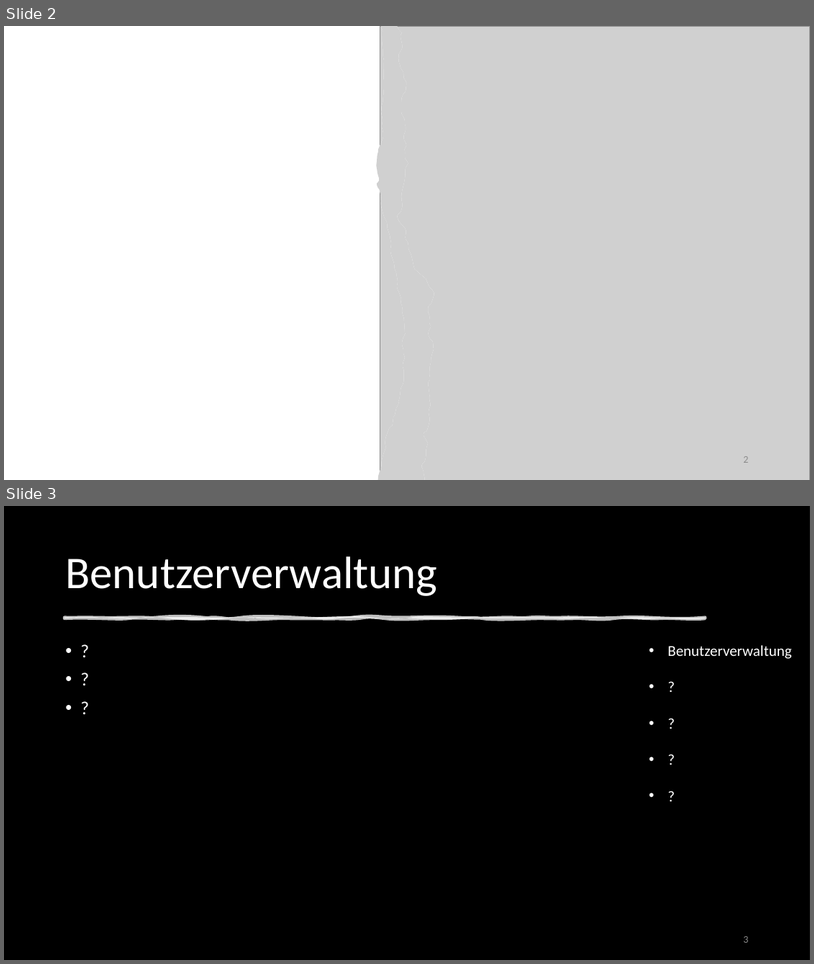
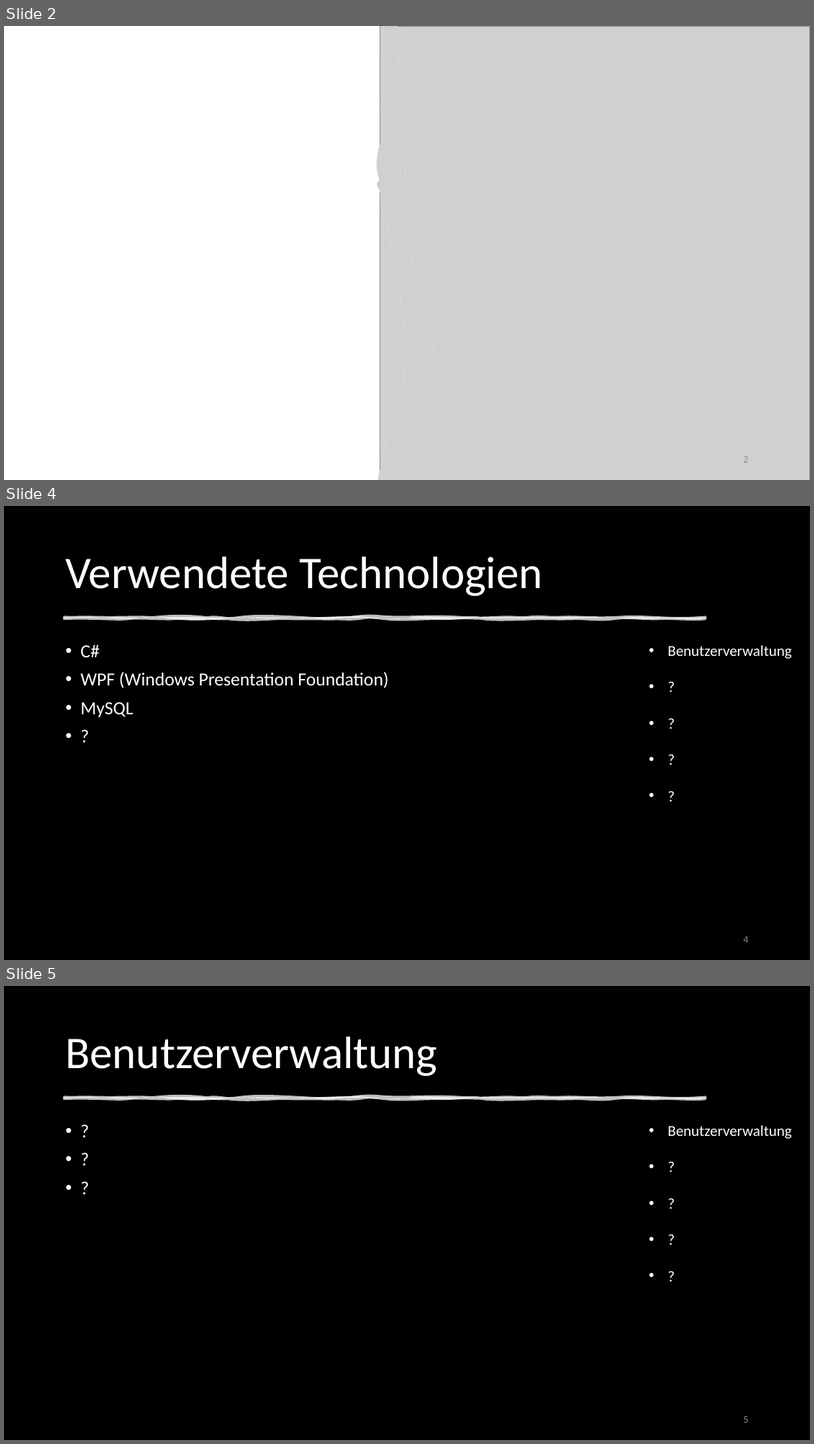
Before and after one commit to DennisWandschura/Profitabilitaet, a slide deck: Präst_Profitabilität.pptx. Shown one above the other, each under a label of ours: slides 2 and 3 before the commit, slides 2, 4 and 5 after it; the slides between them are not shown. The pictures are 814x964 and 814x1444 pixels, drawn with LibreOffice and Linux fonts; fonts in the diff are those of the drawing; grey boxes stand for pictures; background and template pictures are left out; a plain dark background stands for a picture behind light text. Boxes give left, top, right and bottom in pixels: in the first picture for what was removed or moved away, otherwise in the second. Text is boxed around its words. In the diff, an @@ line names an element or a change of style, - is before the commit and + after.

```diff
--- a/Präst_Profitabilität.pptx
+++ b/Präst_Profitabilität.pptx
@@ slide 4 added at bbox=[4, 506, 810, 960], background picture (left out) @@
@@ rectangle added at bbox=[4, 506, 810, 960], fill #000000 @@
@@ title added at bbox=[65, 556, 543, 596], 54 pt, text #FFFFFF @@
+Verwendete Technologien
@@ freeform shape added at bbox=[64, 618, 706, 618], fill #FFFFFF at 75% opacity, outline #FFFFFF 3.5 pt @@
@@ text added at bbox=[80, 644, 388, 717], 22 pt, text #FFFFFF @@
+• C#
+• WPF (Windows Presentation Foundation)
+• MySQL
+• ?
@@ text added at bbox=[668, 645, 792, 659], 18 pt, text #FFFFFF @@
+• Benutzerverwaltung
+• ?
+• ?
+• ?
+• ?
@@ page number added at bbox=[743, 936, 748, 942], 12 pt, text #8C8C8C @@
+4
@@ what was slide 3 is now slide 5 @@
@@ page number at bbox=[743, 1416, 748, 1422]: text changed @@
-3
+5
```
Also in this commit, not shown: 4 other slides added.
